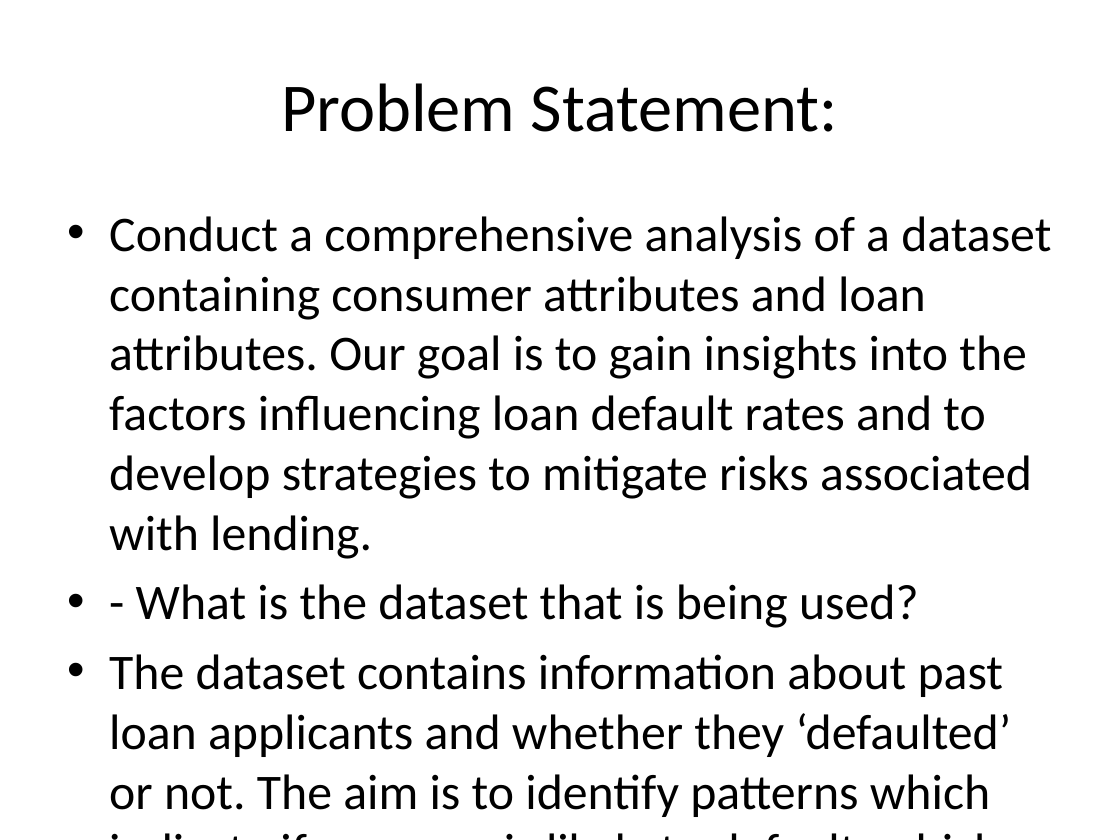
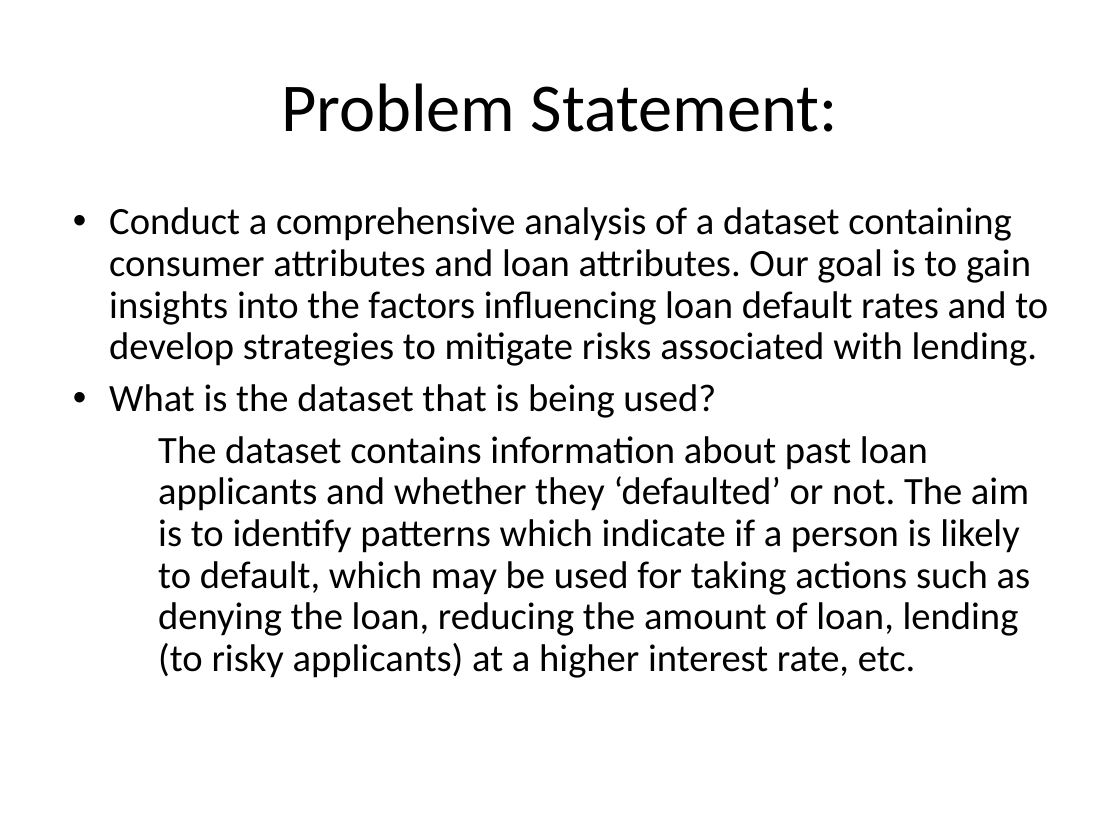
Before and after one commit to niranjantitan76/LandingClubStudy, a slide deck: slide 4 of Loan_Application_Case_Study.pptx. Drawn at 1120x840 pixels with LibreOffice and Linux fonts; fonts in the diff are those of the drawing; background and template pictures are left out. Boxes give left, top, right and bottom in pixels: in the first picture for what was removed or moved away, otherwise in the second. Text is boxed around its words. In the diff, an @@ line names an element or a change of style, - is before the commit and + after.

```diff
--- a/Loan_Application_Case_Study.pptx
+++ b/Loan_Application_Case_Study.pptx
@@ text at (x1=109, y1=207, x2=1048, y2=678): size 32 to 24.8 pt; indent changed; line spacing 1 to 0.9; less space between paragraphs; bullet • to none @@
@@ text at (x1=109, y1=384, x2=716, y2=418): text changed; size 32 to 24.8 pt @@
-• - What is the dataset that is being used?
+• What is the dataset that is being used?
```
Also in this commit, not shown: 16 other slides changed, 10 slides added, 5 slides removed, 8 other files.
